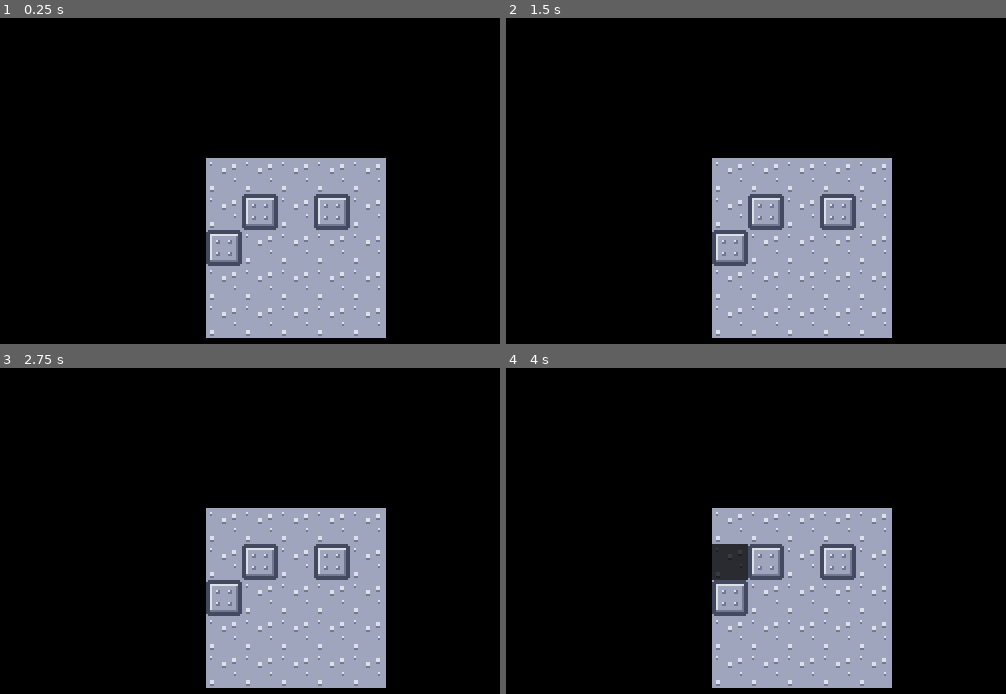
Above: before the commit, frames 1-4 (two rows, left to right).
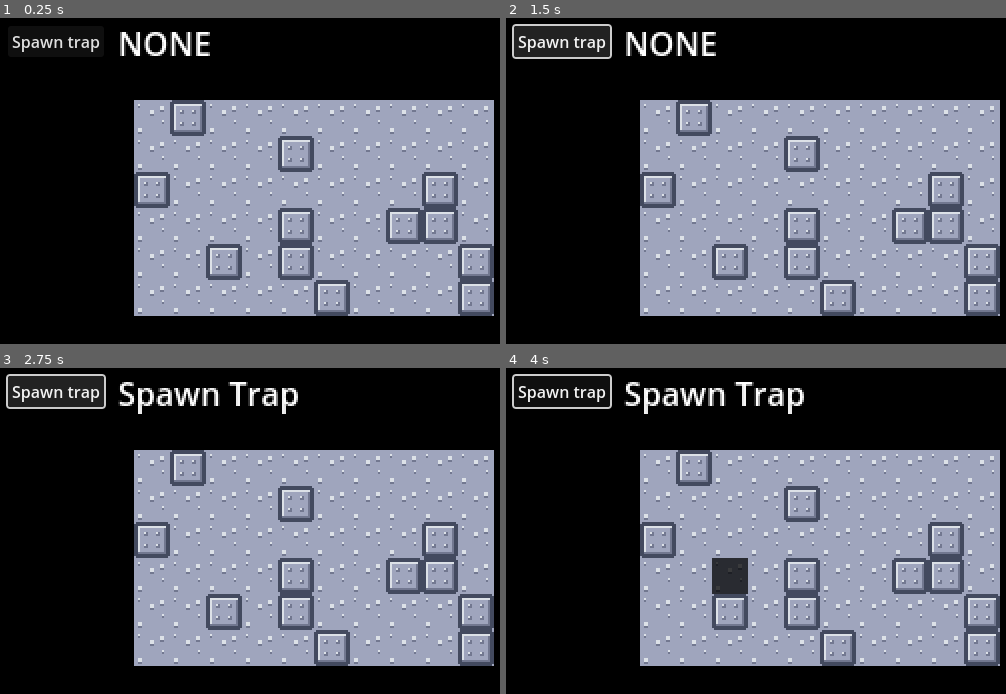
Above: after the commit, the same moments.

Repository: SadnessTrain/ronin-final-breath
Game: Godot game, scene res://Scenes/MainScene.tscn
Same seed, same stepped clock (60 frames per second), same inputs: the game is played once before the commit and once after it. Before the commit the project starts from res://Scenes/Playfield/Playfield.tscn.
Inputs (mouse positions are in pixels of both pictures, inside the frame that each line leads up to):
- Up to frame 1 (0.25 s): no input
- Up to frame 2 (1.5 s): click (561, 40) at 0.5 s, where only the run after the commit has a clickable "Spawn trap"; click (561, 40) at 1.25 s, where only the run after the commit has a clickable "Spawn trap"
- Up to frame 3 (2.75 s): click (55, 390) at 2 s, where only the run after the commit has a clickable "Spawn trap"
- Up to frame 4 (4 s): tap Enter at 2.75 s; move the mouse to (731, 524) at 2.77 s; click (731, 524) at 2.85 s; tap Space at 3.5 s; move the mouse to (731, 563) at 3.52 s; click (731, 563) at 3.6 s

The runs differ from the first frame. In frame 1, 39% of the frame differs, in the area x 2-99%, y 4-99%; in frame 2, 40%; in frame 3, 41%, in the area x 1-99%, y 1-99%; in frame 4, 40%.

Commit message:
Add main game scene and create base canvas for testing purposes

Diff:
--- /dev/null
+++ b/Scenes/Entities/Obstacle/TrapEntity.tscn
@@ -0,0 +1,10 @@
+[gd_scene load_steps=3 format=3 uid="uid://crcefrmpprgmr"]
+
+[ext_resource type="Script" path="res://Scripts/Entities/Entity/Entity.gd" id="1_qyw3f"]
+[ext_resource type="Texture2D" uid="uid://bfrtj3tqkv0s4" path="res://Textures/Playfield/TrapEntity.png" id="2_gfttx"]
+
+[node name="Wall" type="Node2D"]
+script = ExtResource("1_qyw3f")
+
+[node name="Sprite2D" type="Sprite2D" parent="."]
+texture = ExtResource("2_gfttx")
--- /dev/null
+++ b/Scenes/MainScene.tscn
@@ -0,0 +1,36 @@
+[gd_scene load_steps=3 format=3 uid="uid://c6hmsgy3gayal"]
+
+[ext_resource type="PackedScene" uid="uid://chma23vd6c4hw" path="res://Scenes/Playfield/Playfield.tscn" id="1_4cvbv"]
+[ext_resource type="Script" path="res://Scripts/TestingManager.gd" id="2_k4mih"]
+
+[node name="MainScene" type="Node2D"]
+
+[node name="Playfield" parent="." instance=ExtResource("1_4cvbv")]
+
+[node name="CanvasLayer" type="CanvasLayer" parent="."]
+follow_viewport_enabled = true
+
+[node name="SpawnTrap" type="Button" parent="CanvasLayer"]
+offset_left = -72.0
+offset_top = -46.0
+offset_right = 24.0
+offset_bottom = -15.0
+scale = Vector2(0.5, 0.5)
+text = "Spawn trap"
+
+[node name="RichTextLabel" type="RichTextLabel" parent="CanvasLayer"]
+offset_left = -17.0
+offset_top = -49.0
+offset_right = 163.0
+offset_bottom = -26.0
+text = "None"
+
+[node name="Camera2D" type="Camera2D" parent="."]
+position = Vector2(78, 65)
+zoom = Vector2(2, 2)
+
+[node name="TestingManager" type="Node" parent="." node_paths=PackedStringArray("label")]
+script = ExtResource("2_k4mih")
+label = NodePath("../CanvasLayer/RichTextLabel")
+
+[connection signal="pressed" from="CanvasLayer/SpawnTrap" to="TestingManager" method="handleSpawnTrapButtonClick"]
--- a/Scenes/Playfield/Playfield.tscn
+++ b/Scenes/Playfield/Playfield.tscn
@@ -4,7 +4,3 @@
 
 [node name="Playfield" type="Node2D"]
 script = ExtResource("1_8mggn")
-
-[node name="Camera2D" type="Camera2D" parent="."]
-position = Vector2(42, 36)
-zoom = Vector2(2, 2)
--- a/Scripts/Playfield/Playfield.gd
+++ b/Scripts/Playfield/Playfield.gd
@@ -5,7 +5,7 @@
 var wallEntityScene = preload("res://Scenes/Entities/Obstacle/WallEntity.tscn")
 
 var cellSize: Vector2i = Vector2i(18, 18)
-var size: Vector2i = Vector2i(5, 5)
+var size: Vector2i = Vector2i(10, 6)
 
 var tiles = {}
 
--- /dev/null
+++ b/Scripts/TestingManager.gd
@@ -0,0 +1,29 @@
+extends Node
+
+@export var label: RichTextLabel
+
+enum Actions {
+	NONE,
+	SPAWN_TRAP,
+}
+
+var currentAction: Actions = Actions.NONE
+
+func _ready():
+	GlobalSignals.PlayfieldTileClickSignal.connect(handlePlayfieldTileClick)
+	label.text = "NONE"
+
+func handleSpawnTrapButtonClick():
+	if currentAction == Actions.SPAWN_TRAP:
+		currentAction = Actions.NONE
+		label.text = "NONE"
+		return
+
+	currentAction = Actions.SPAWN_TRAP
+	label.text = "Spawn Trap"
+
+func handlePlayfieldTileClick(_index: int, pos: Vector2i):
+	if currentAction == Actions.NONE:
+		return
+
+	print("Spawn trap")
--- a/project.godot
+++ b/project.godot
@@ -11,7 +11,7 @@
 [application]
 
 config/name="Ronin: Final Breath"
-run/main_scene="res://Scenes/Playfield/Playfield.tscn"
+run/main_scene="res://Scenes/MainScene.tscn"
 config/features=PackedStringArray("4.2", "Mobile")
 config/icon="res://icon.svg"
 <<<<<<<Updatedupstreamrun/main_scene="res://Scenes/Playfield/Playfield.tscn"
Binary file added: Textures/Playfield/TrapEntity.png
Not shown, added: Textures/Playfield/TrapEntity.png.import
